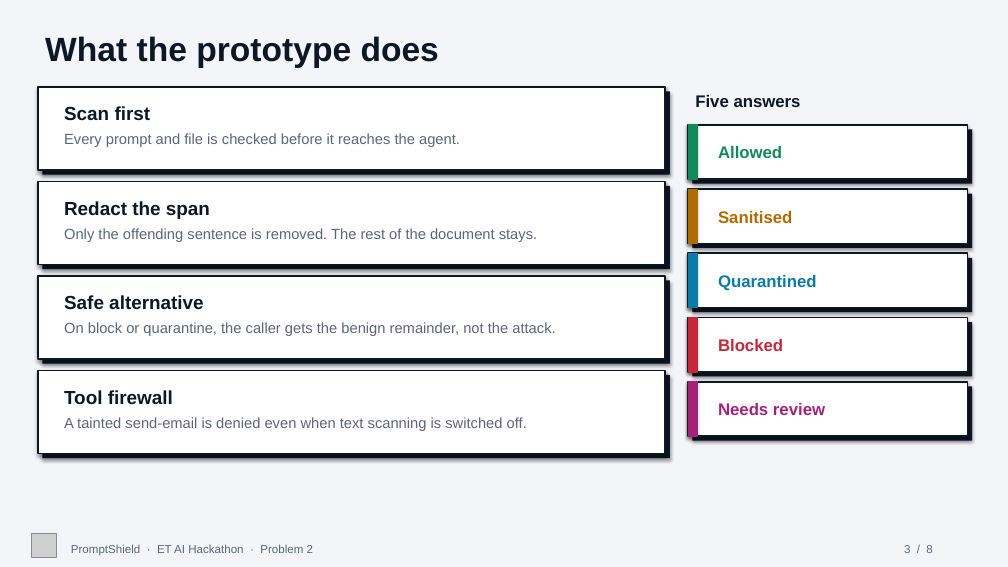
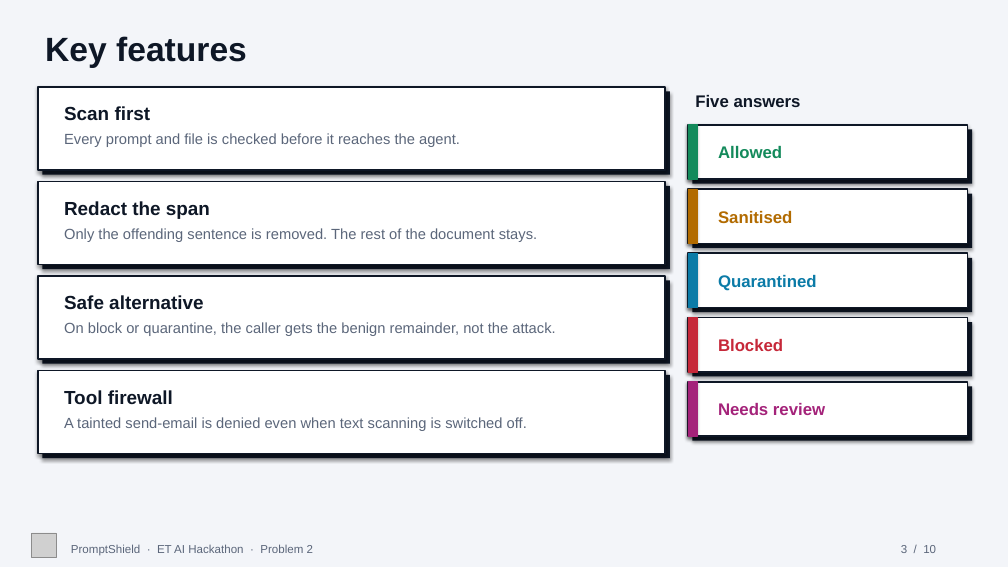
Before and after one commit to Sohamsurve/PromptShield, a slide deck: slide 3 of docs/pitch/PromptShield_pitch.pptx. Drawn at 1008x567 pixels with LibreOffice and Linux fonts; fonts in the diff are those of the drawing; grey boxes stand for pictures. Boxes give left, top, right and bottom in pixels: in the first picture for what was removed or moved away, otherwise in the second. Text is boxed around its words. In the diff, an @@ line names an element or a change of style, - is before the commit and + after.

```diff
--- a/docs/pitch/PromptShield_pitch.pptx
+++ b/docs/pitch/PromptShield_pitch.pptx
@@ text at (x1=45, y1=36, x2=247, y2=68): text changed @@
-What the prototype does
+Key features
@@ text at (x1=901, y1=545, x2=936, y2=553): text changed @@
-3 / 8
+3 / 10
```
Also in this commit, not shown: 6 other slides changed, 3 slides added, 1 slide removed, 5 other files.
